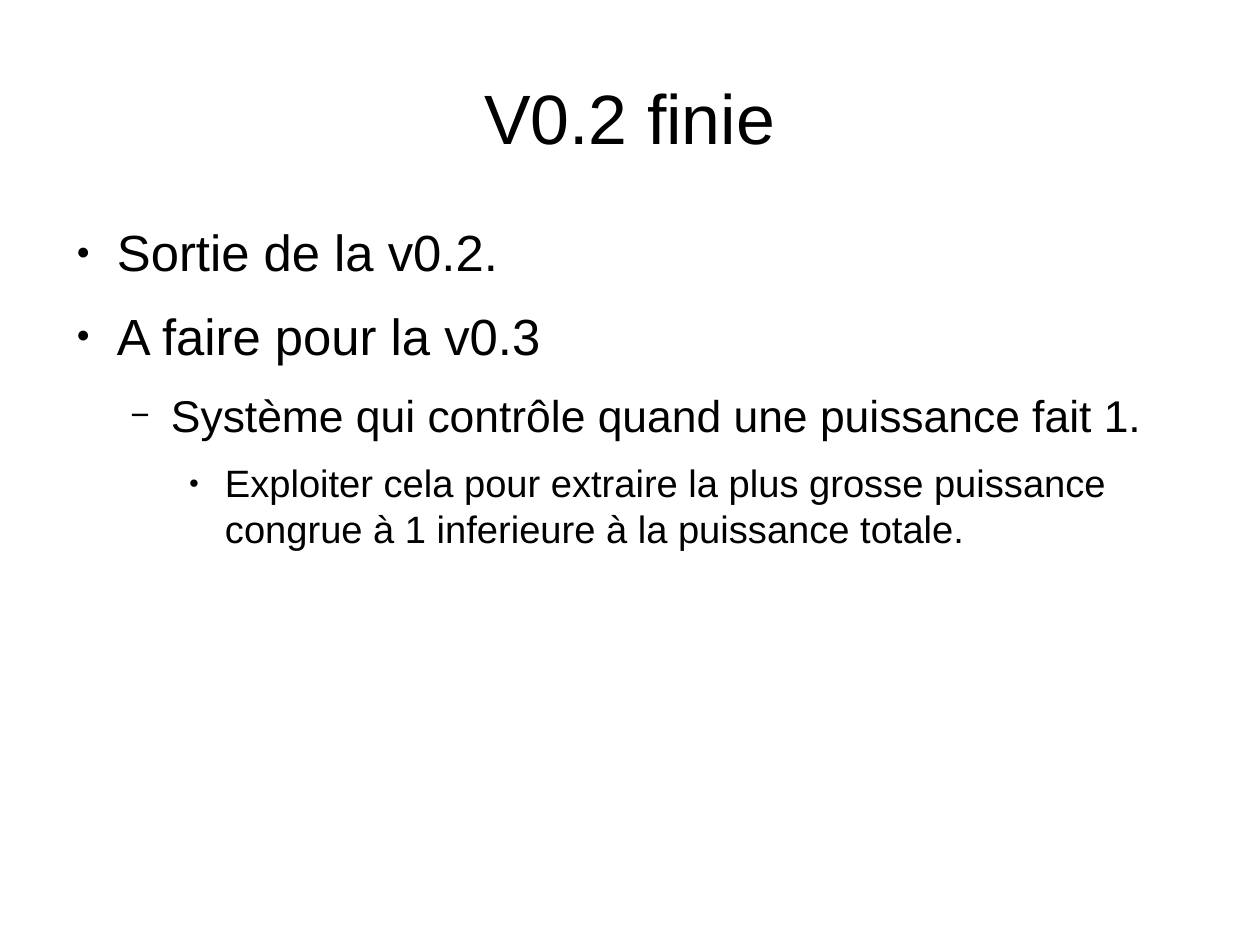
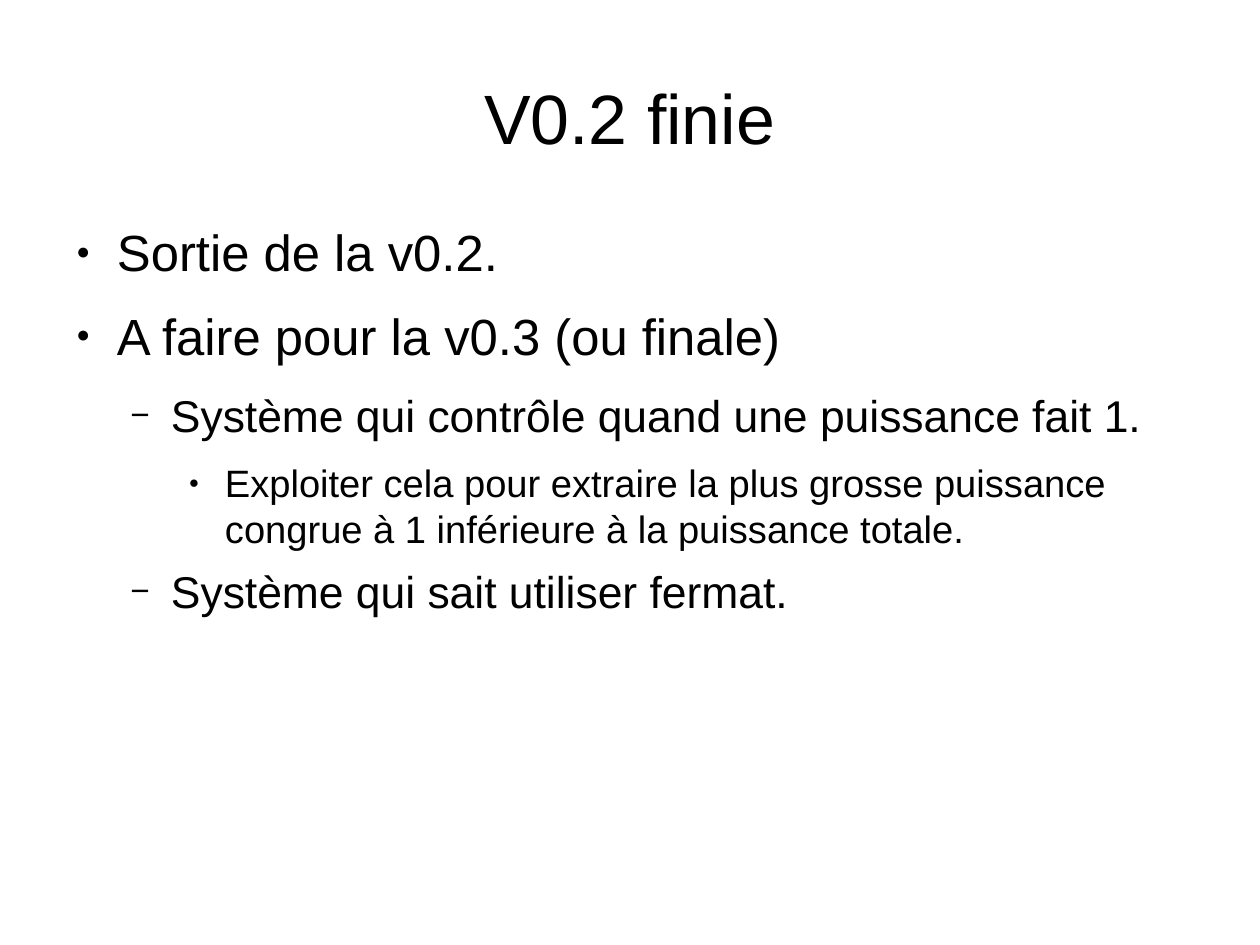
Before and after one commit to CallisteHanriat/congru, a slide deck: slide 13 of schema_congru.odp. Drawn at 1260x945 pixels with LibreOffice and Linux fonts; fonts in the diff are those of the drawing. Boxes give left, top, right and bottom in pixels: in the first picture for what was removed or moved away, otherwise in the second. Text is boxed around its words. In the diff, an @@ line names an element or a change of style, - is before the commit and + after.

Commit message:
amelioration propreté code. Appel de fonction congruence pour calculer couple.congru de ma fonction congru_by_multiple \n ajout specifications pour version finale

```diff
--- a/schema_congru.odp
+++ b/schema_congru.odp
@@ text at <box>117,318,780,365</box>: text changed @@
-● A faire pour la v0.3
+● A faire pour la v0.3 (ou finale)
@@ text at <box>171,469,1106,618</box>: text changed @@
-    ● Exploiter cela pour extraire la plus grosse puissance congrue à 1 inferieure à la puissance totale.
+    ● Exploiter cela pour extraire la plus grosse puissance congrue à 1 inférieure à la puissance totale.
+  − Système qui sait utiliser fermat.
```
Also in this commit, not shown: 1 other file.
